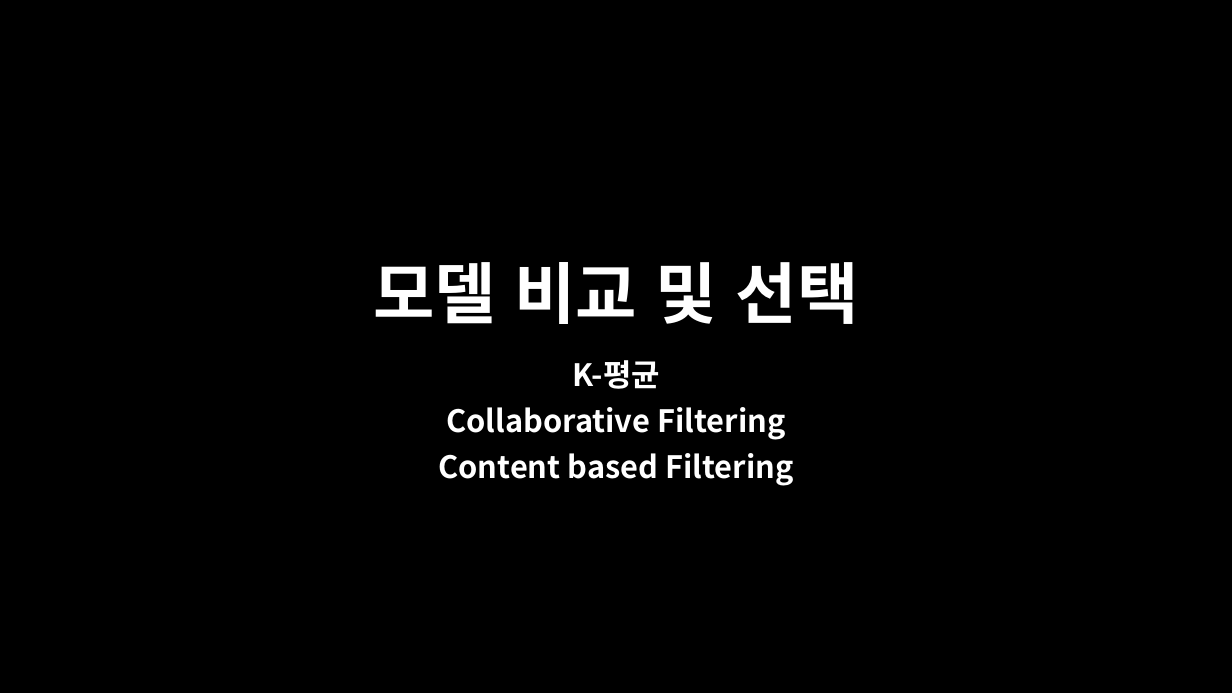
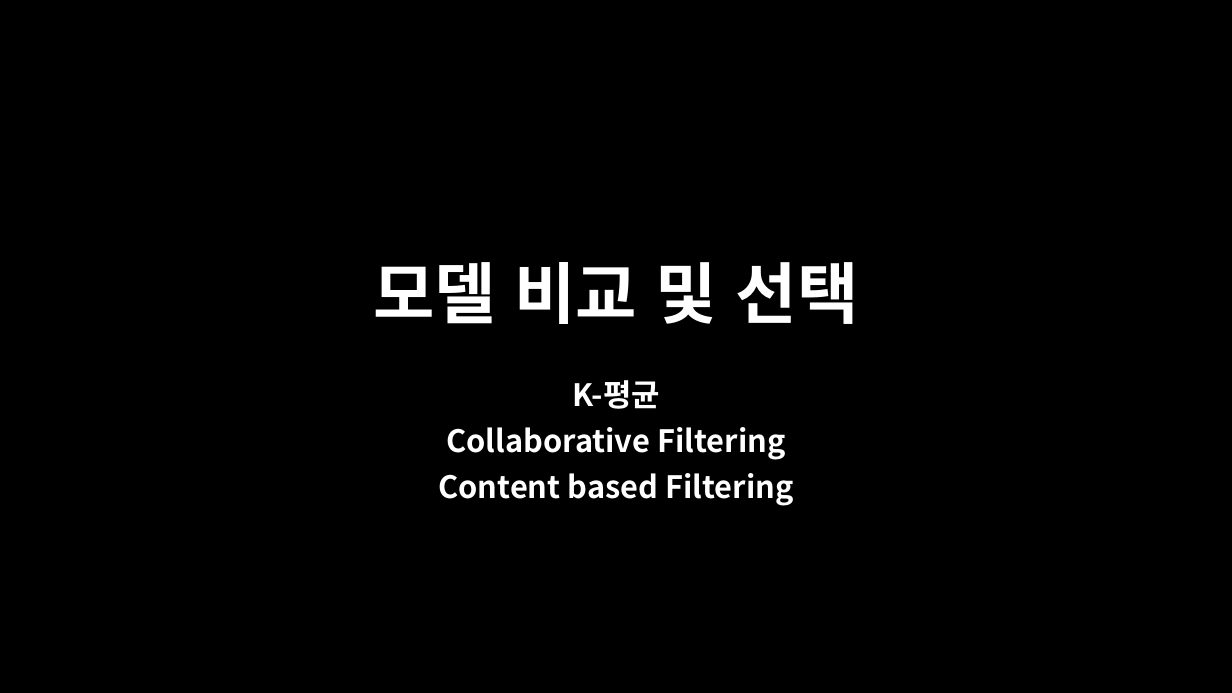
Before and after one commit to aaronkr-classroom/0-ml-team-project-pm-data, a slide deck: slide 10 of 넷플릭스 영화 추천 시스템 최종.pptx. Drawn at 1232x693 pixels with LibreOffice and Linux fonts; fonts in the diff are those of the drawing; background and template pictures are left out; a plain dark background stands for a picture behind light text. Boxes give left, top, right and bottom in pixels: in the first picture for what was removed or moved away, otherwise in the second. Text is boxed around its words. In the diff, an @@ line names an element or a change of style, - is before the commit and + after.

```diff
--- a/넷플릭스 영화 추천 시스템 최종.pptx
+++ b/넷플릭스 영화 추천 시스템 최종.pptx
@@ subtitle "K-평균" at <box>438,380,793,506</box>: vertical alignment top to middle @@
```
Also in this commit, not shown: 4 other slides changed, 2 slides added, 2 slides removed.
